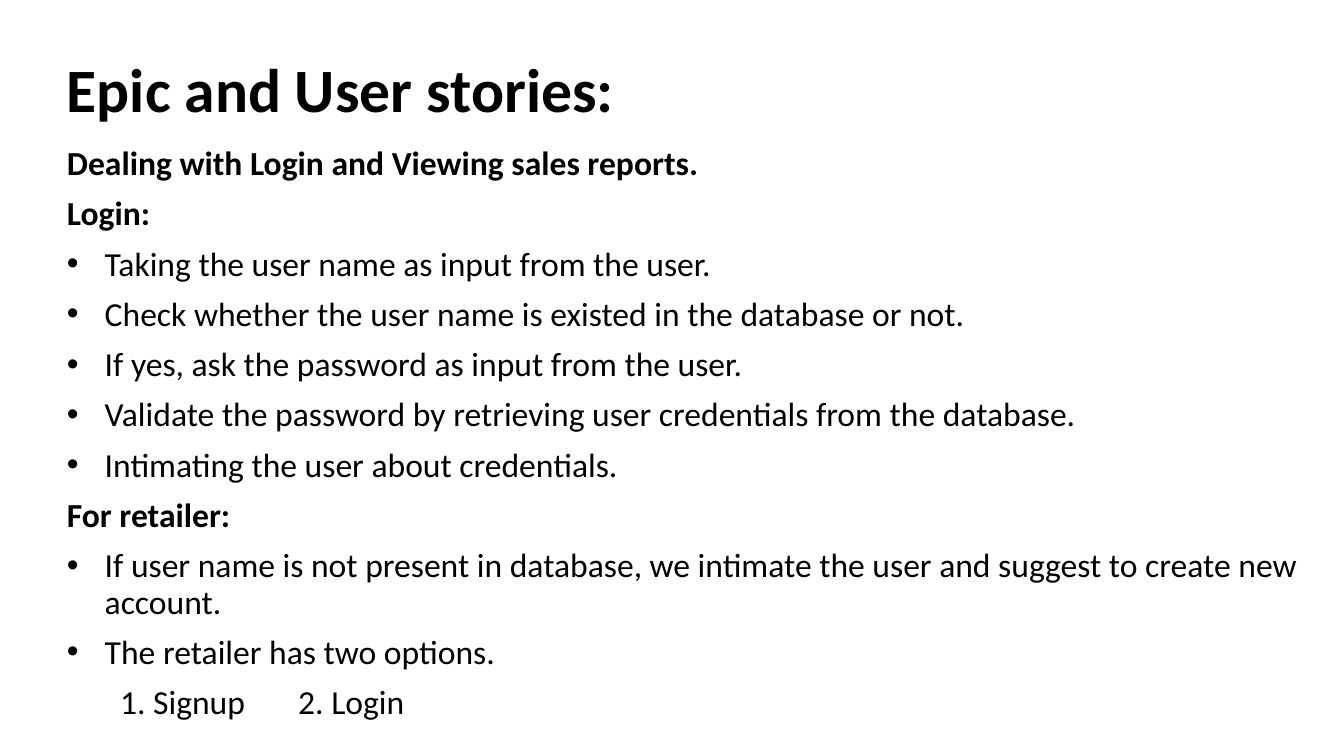
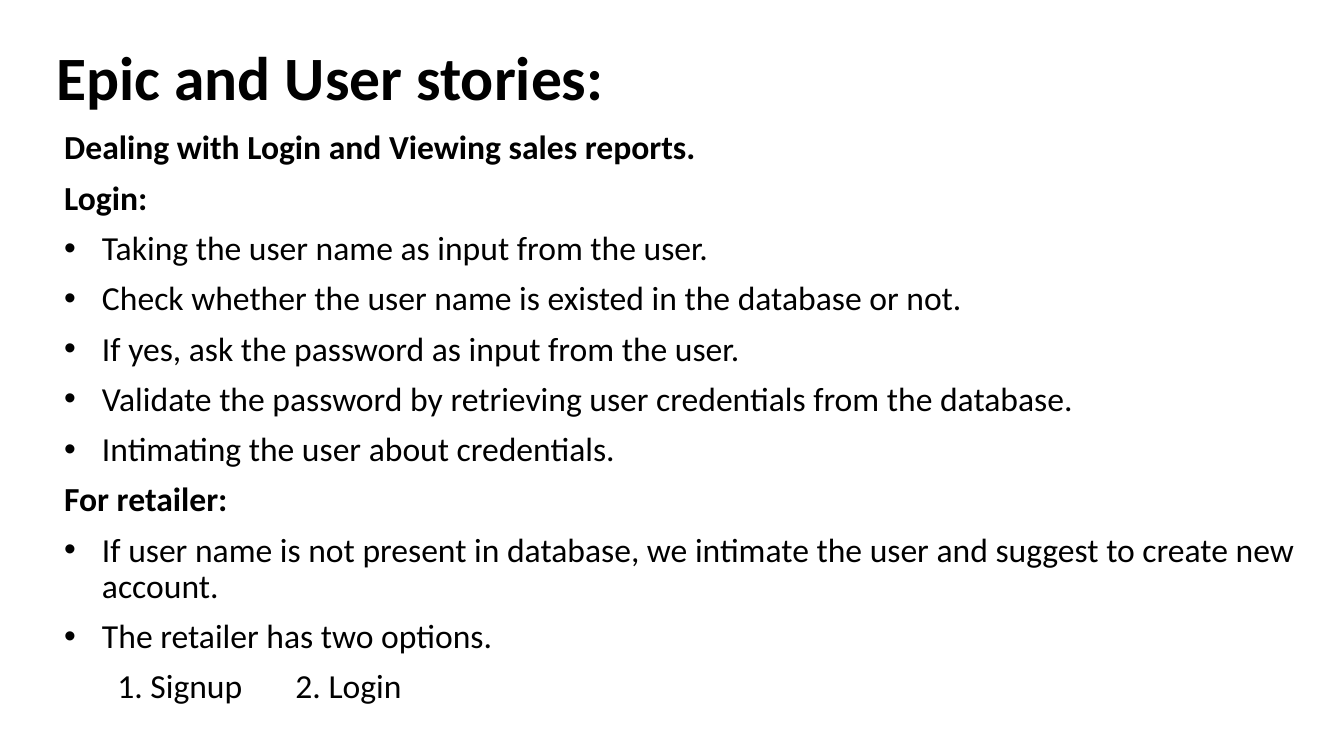
Before and after one commit to asing472/Great_Outdoor_Group_B, a slide deck: slide 2 of Presentation/GroupB.pptx. Drawn at 1344x756 pixels with LibreOffice and Linux fonts; fonts in the diff are those of the drawing. Boxes give left, top, right and bottom in pixels: in the first picture for what was removed or moved away, otherwise in the second. Text is boxed around its words. In the diff, an @@ line names an element or a change of style, - is before the commit and + after.

```diff
--- a/Presentation/GroupB.pptx
+++ b/Presentation/GroupB.pptx
@@ title "Epic and User stories:": place and size @@
-title "Epic and User stories:" at <box>67,68,613,122</box>
+title "Epic and User stories:" at <box>57,56,603,110</box>
@@ text "Dealing with Login and Viewing ...": place and size @@
-text "Dealing with Login and Viewing ..." at <box>67,151,1296,720</box>
+text "Dealing with Login and Viewing ..." at <box>64,135,1294,704</box>
```
Also in this commit, not shown: 12 other slides changed, 32 slides added, 15 slides removed.
